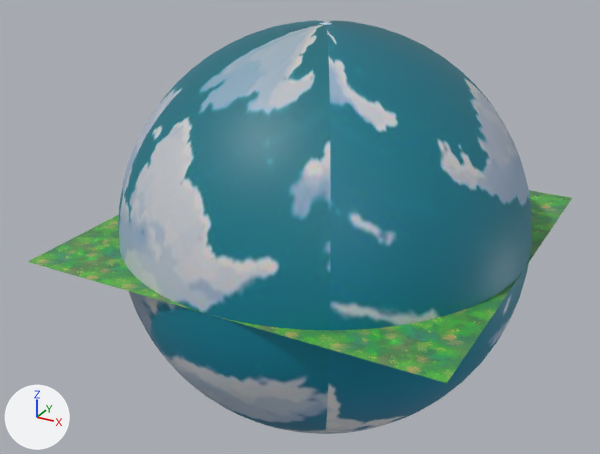
A saved change to the glTF model src/assets/environments/Grassland.glb.
The view is the same before and after, from a 50 mm camera at (21.6, -42.3, 20.8) aimed at (-1.3, -0.7, 0.0). Lighting does not change. The marker at lower left points along +X, +Y and +Z. Where no turn or scale is listed for an object, it has been applied to the vertices. Vertices at the same position are counted once.
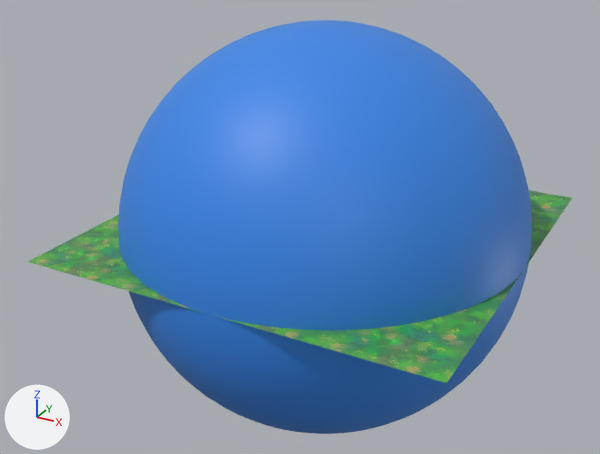
Boxes (x1, y1, x2, y2) around the edits, measured in the pictures (600 x 454 px):
'Sphere', surface changed, turned (cyan to blue): (118, 20, 532, 434) in both
part 1 of me_sphere, surface changed: before (118, 20, 465, 434); after (118, 20, 449, 432)

The edits, one by one:
In material 'Material.018' (mat_material_018), texture is no longer img_f653be46fed64538b9bdf762170ab543.
In material 'Material.018' (mat_material_018), base_color is now set to (0.0366, 0.241, 0.8), blue #3687e7.
me_sphere has 1986 vertices, 3968 faces and spans x -1.0..1.0, y -1.0..1.0, z -1.0..1.0.
me_sphere is used by ob_sphere; location (0.0, 0.0, 0.0); rotation (0.0, 0.0, 0.785), in degrees (0, 0, 45); scale (12.5, 12.5, 12.5).
me_sphere part 1: texture (UV) coordinates of 2928 of 3968 faces, centred in x -1.0..0.53, y -1.0..1.0, z -1.0..1.0, changed; they spanned u -0.35..1.35, v -0.01..1.01 and now span u -0.34..1.34, v -0.01..1.01.
Object 'Sphere' (ob_sphere) turns from (0, 0, 45) to (0, 0, 0) degrees about x, y and z.
